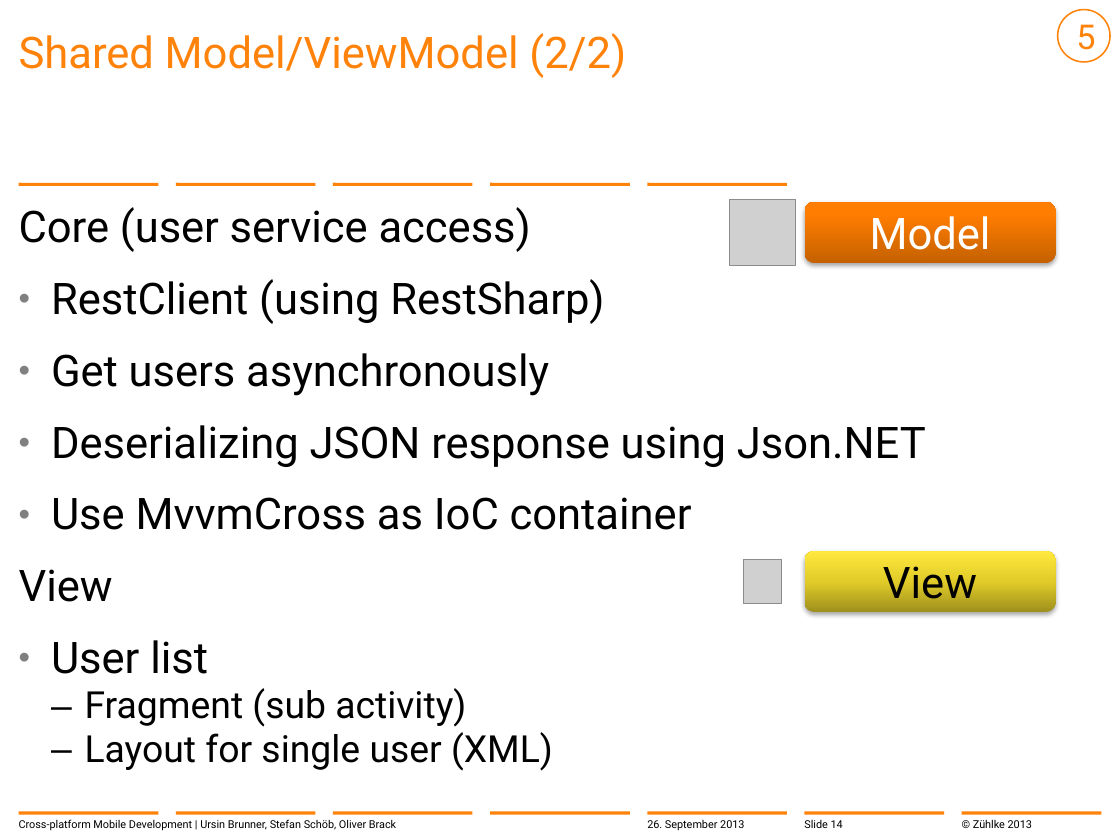
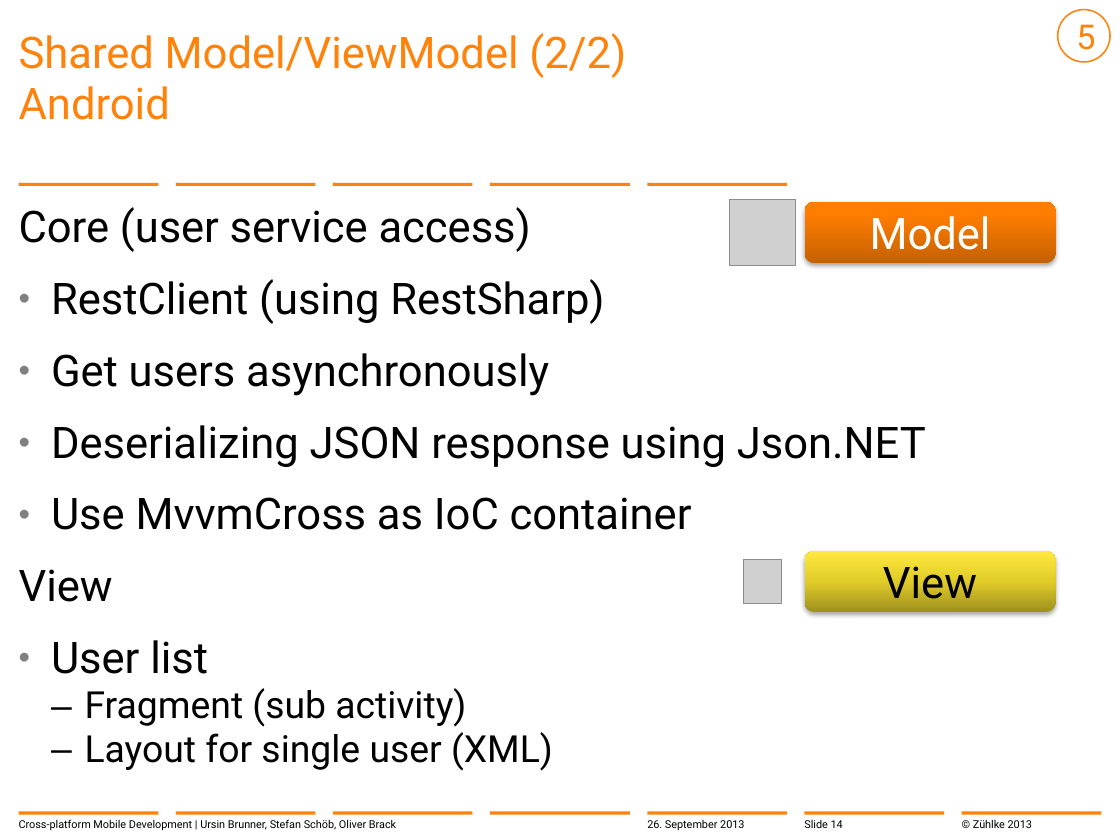
Before and after one commit to brunnurs/zxm, a slide deck: slide 14 of docs/13-09-26 Cross-platform mobile development with C#.pptx. Drawn at 1120x840 pixels with LibreOffice and Linux fonts; fonts in the diff are those of the drawing; grey boxes stand for pictures; background and template pictures are left out. Boxes give left, top, right and bottom in pixels: in the first picture for what was removed or moved away, otherwise in the second. Text is boxed around its words. In the diff, an @@ line names an element or a change of style, - is before the commit and + after.

```diff
--- a/docs/13-09-26 Cross-platform mobile development with C#.pptx
+++ b/docs/13-09-26 Cross-platform mobile development with C#.pptx
@@ title at box(19, 33, 626, 120): text changed @@
-Shared Model/ViewModel (2/2)
+Shared Model/ViewModel (2/2)
+Android
```
Also in this commit, not shown: 6 other slides changed.
